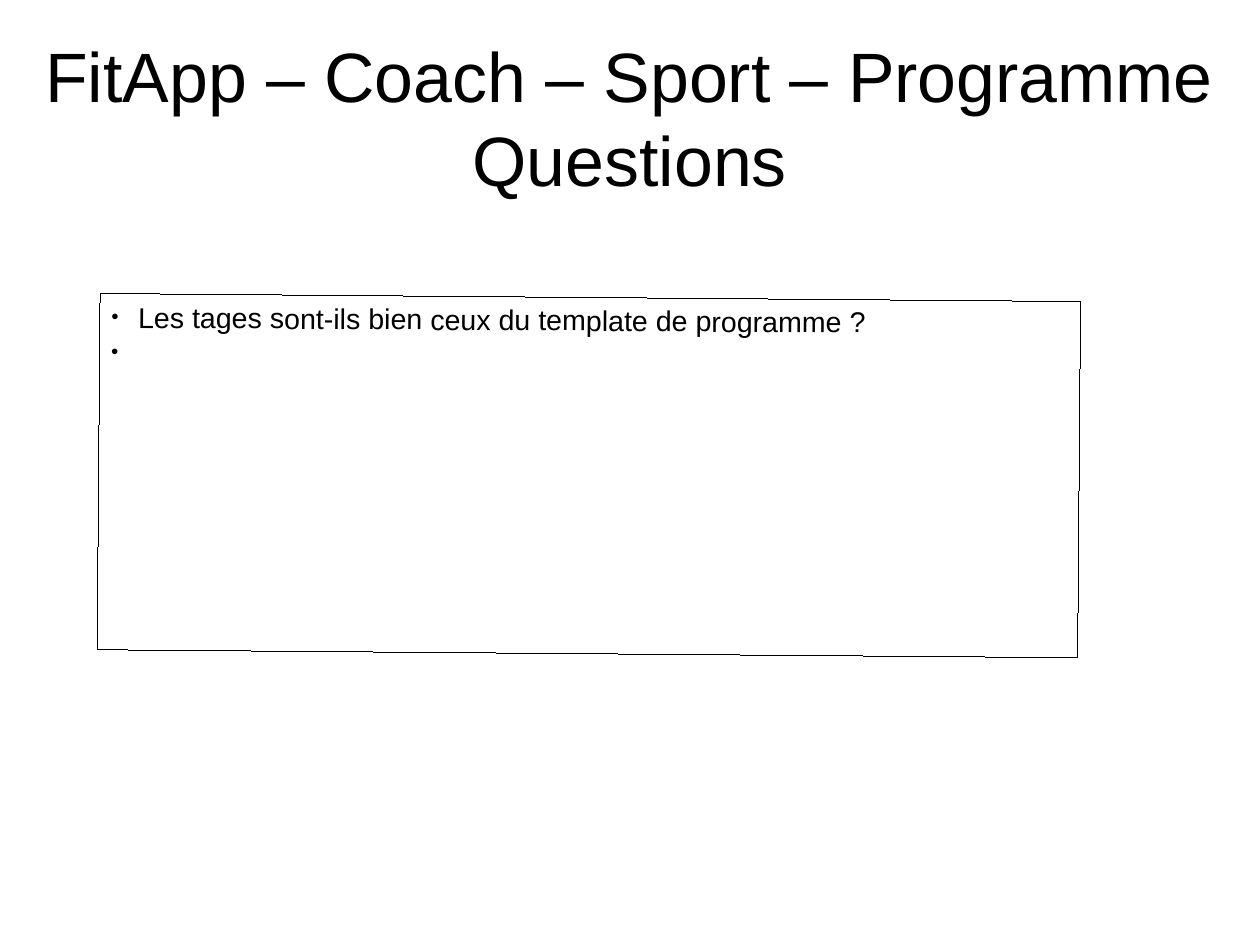
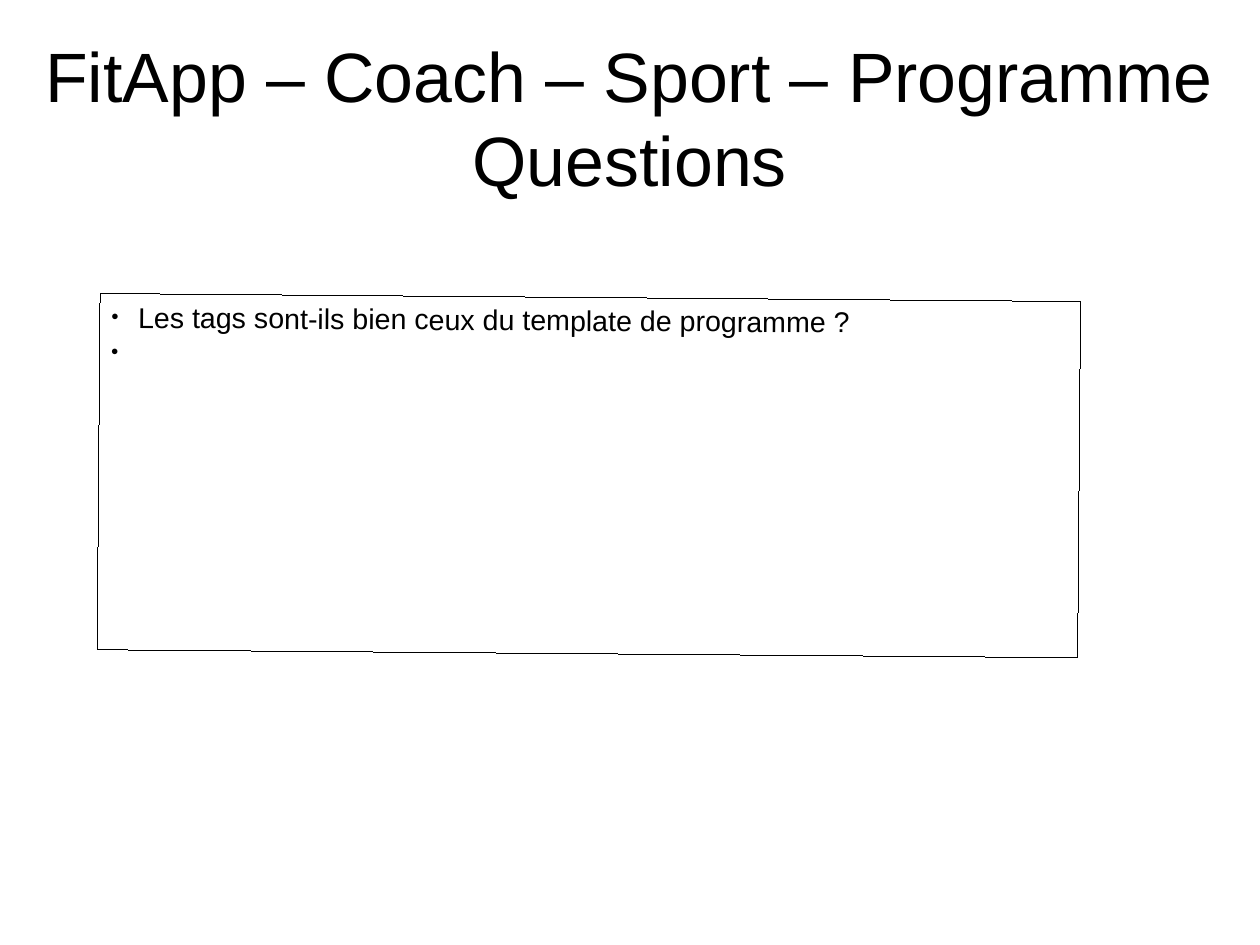
Before and after one commit to NicolasGavard/WebVysionSportV2, a slide deck: slide 23 of Documentations/FitApp.odp (slide 9 before the commit). Drawn at 1260x945 pixels with LibreOffice and Linux fonts; fonts in the diff are those of the drawing. Boxes give left, top, right and bottom in pixels: in the first picture for what was removed or moved away, otherwise in the second. Text is boxed around its words. In the diff, an @@ line names an element or a change of style, - is before the commit and + after.

```diff
--- a/Documentations/FitApp.odp
+++ b/Documentations/FitApp.odp
@@ text in rectangle at box(138, 308, 826, 338): text changed @@
-● Les tages sont-ils bien ceux du template de programme ?
+● Les tags sont-ils bien ceux du template de programme ?
```
Also in this commit, not shown: 4 other slides changed, 15 slides added.
